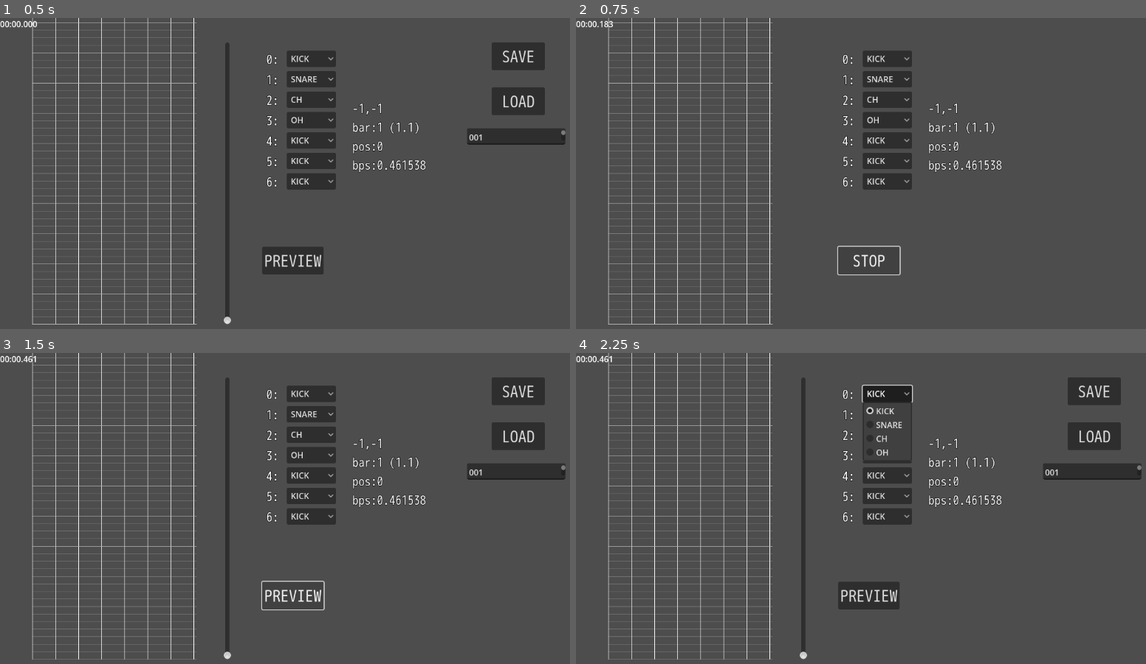
Above: before the commit, frames 1-4 (two rows, left to right).
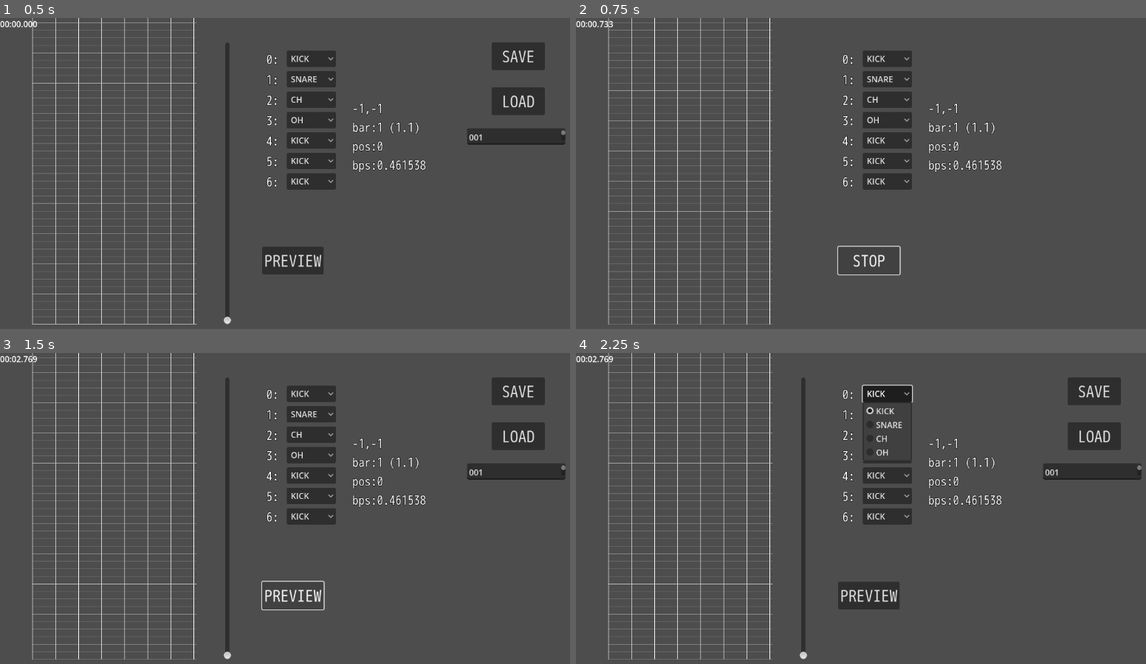
Above: after the commit, the same moments.

Repository: syun77/gd_rhythm_game
Game: Godot game, scene res://src/editor/ScoreEditor.tscn
Two runs of this game, one before a commit and one after it. Both use one fixed random seed, a clock stepped at 60 frames per second and the inputs below. Sound files missing from this copy of the repository are replaced by a short silence.
Inputs:
- Up to frame 1 (0.5 s): no input
- Up to frame 2 (0.75 s): click "PREVIEW" at 0.5 s
- Up to frame 3 (1.5 s): click "STOP" at 1.25 s
- Up to frame 4 (2.25 s): click "KICK" at 2 s

Frame 1 is identical in both runs. In frame 2, 0.8% of the frame differs, in the area x 4-35%, y 0-99%; in frame 3, 0.9%, in the area x 2-35%, y 0-94%; in frame 4, 0.9%.

Commit message:
プレビューをいったん実装

Diff:
--- a/gd_rhythm_game/src/common/Common.gd
+++ b/gd_rhythm_game/src/common/Common.gd
@@ -28,7 +28,7 @@
 # ------------------------------------------------------
 # var.
 # ------------------------------------------------------
-var _snds:Array[AudioStream] = []
+var _snds:Array[AudioStreamPlayer] = []
 var _layers:Array[CanvasLayer] = []
 
 # ------------------------------------------------------
@@ -37,13 +37,15 @@
 ## セットアップ.
 func setup(root:Node2D, layers:Array[CanvasLayer]) -> void:
 	_layers = layers
+	# サウンドの生成.
+	_create_snd(root)
 
 ## サウンドの事前読み込み.
 func preload_snd(idx:int, path:String) -> void:
 	if idx < 0 or MAX_SOUND <= idx:
 		push_error("不正なサウンドIndex: %d"%idx)
 		return
-	var snd:AudioStream = _snds[idx]
+	var snd:AudioStreamPlayer = _snds[idx]
 	snd.stream = load(path)
 
 ## サウンドの再生.
--- a/gd_rhythm_game/src/editor/ScoreEditor.gd
+++ b/gd_rhythm_game/src/editor/ScoreEditor.gd
@@ -92,8 +92,16 @@
 
 ## 更新 > プレビュー.
 func _update_preview(delta:float) -> void:
-	_base_time += delta
+	_base_time += delta * _bar_beats
+	var prev = _base_bar
 	_base_bar = _time_to_bar(_base_time)
+	var now = _base_bar
+	if prev != now:
+		# 拍が変わったら再生チェック.
+		for note_idx in range(TimeMgr.MAX_NOTES):
+			if _get_note(note_idx, now):
+				# 再生.
+				_play_se_note(note_idx)
 
 ## クリック処理.
 func _update_click() -> void:
@@ -108,7 +116,22 @@
 
 	# 配置済みなら削除。そうでなければ配置.
 	var b = _get_note(pos.x, pos.y)
-	_set_note(pos.x, pos.y, !b)
+	if _set_note(pos.x, pos.y, !b):
+		# 配置した.
+		_play_se_note(pos.x)
+
+## 指定のノートを描画.
+func _play_se_note(note_idx:int) -> void:
+	var inst_name = _get_instrument_name(note_idx)
+	Common.play_se_by_name(inst_name, note_idx)
+
+## 楽器名を取得
+func _get_instrument_name(note_idx:int) -> String:
+	if note_idx < 0 or TimeMgr.MAX_NOTES <= note_idx:
+		return "KICK" # 領域外.
+	var instrument = _instruments.get_child(note_idx) as OptionButton
+	var idx = instrument.selected
+	return Common.eDefaultSe.keys()[idx]
 
 
 ## 指定の位置にノートが配置されているかどうか.
@@ -123,19 +146,23 @@
 		return true
 	return false
 
-func _set_note(note_idx:int, pos:int, b:bool) -> void:
+## ノートの配置.
+## @return 配置できたらtrue
+func _set_note(note_idx:int, pos:int, b:bool) -> bool:
 	if note_idx < 0 or TimeMgr.MAX_NOTES <= note_idx:
-		return # 領域外.
+		return false # 領域外.
 	if pos < 0:
-		return # 領域外.
+		return false # 領域外.
 
 	var notes = _score_data[note_idx]
 	if b:
 		# 配置
 		notes[pos] = true
+		return true
 	else:
 		# 削除.
 		notes.erase(pos)
+		return false
 
 ## UIの更新.
 func _update_ui() -> void:
@@ -340,6 +367,7 @@
 		_state = eState.PREVIEW
 		_ui_main.visible = false # 一部のUIを非表示.
 		_btn_preview.text = "STOP"
+		_base_bar -= 1 # 最初のノートを鳴らしたい.
 	else:
 		# プレビュー停止.
 		_state = eState.MAIN
--- a/gd_rhythm_game/src/editor/ScoreEditor.tscn
+++ b/gd_rhythm_game/src/editor/ScoreEditor.tscn
@@ -40,6 +40,7 @@
 offset_bottom = 40.0
 
 [node name="0" type="OptionButton" parent="UILayer/Instruments"]
+layout_mode = 0
 offset_left = 560.0
 offset_top = 64.0
 offset_right = 656.0
@@ -53,6 +54,7 @@
 label_settings = ExtResource("3_uy1hj")
 
 [node name="1" type="OptionButton" parent="UILayer/Instruments"]
+layout_mode = 0
 offset_left = 560.0
 offset_top = 104.0
 offset_right = 656.0
@@ -66,6 +68,7 @@
 label_settings = ExtResource("3_uy1hj")
 
 [node name="2" type="OptionButton" parent="UILayer/Instruments"]
+layout_mode = 0
 offset_left = 560.0
 offset_top = 144.0
 offset_right = 656.0
@@ -79,6 +82,7 @@
 label_settings = ExtResource("3_uy1hj")
 
 [node name="3" type="OptionButton" parent="UILayer/Instruments"]
+layout_mode = 0
 offset_left = 560.0
 offset_top = 184.0
 offset_right = 656.0
@@ -92,6 +96,7 @@
 label_settings = ExtResource("3_uy1hj")
 
 [node name="4" type="OptionButton" parent="UILayer/Instruments"]
+layout_mode = 0
 offset_left = 560.0
 offset_top = 224.0
 offset_right = 656.0
@@ -105,6 +110,7 @@
 label_settings = ExtResource("3_uy1hj")
 
 [node name="5" type="OptionButton" parent="UILayer/Instruments"]
+layout_mode = 0
 offset_left = 560.0
 offset_top = 264.0
 offset_right = 656.0
@@ -118,6 +124,7 @@
 label_settings = ExtResource("3_uy1hj")
 
 [node name="6" type="OptionButton" parent="UILayer/Instruments"]
+layout_mode = 0
 offset_left = 560.0
 offset_top = 304.0
 offset_right = 656.0
@@ -137,12 +144,14 @@
 offset_bottom = 40.0
 
 [node name="TimeSlider" type="VSlider" parent="UILayer/Main"]
+layout_mode = 0
 offset_left = 408.0
 offset_top = 48.0
 offset_right = 480.0
 offset_bottom = 600.0
 
 [node name="ButtonSave" type="Button" parent="UILayer/Main"]
+layout_mode = 0
 offset_left = 960.0
 offset_top = 48.0
 offset_right = 1064.0
@@ -151,6 +160,7 @@
 text = "SAVE"
 
 [node name="ButtonLoad" type="Button" parent="UILayer/Main"]
+layout_mode = 0
 offset_left = 960.0
 offset_top = 136.0
 offset_right = 1064.0
@@ -159,6 +169,7 @@
 text = "LOAD"
 
 [node name="Filename" type="TextEdit" parent="UILayer/Main"]
+layout_mode = 0
 offset_left = 912.0
 offset_top = 216.0
 offset_right = 1104.0
